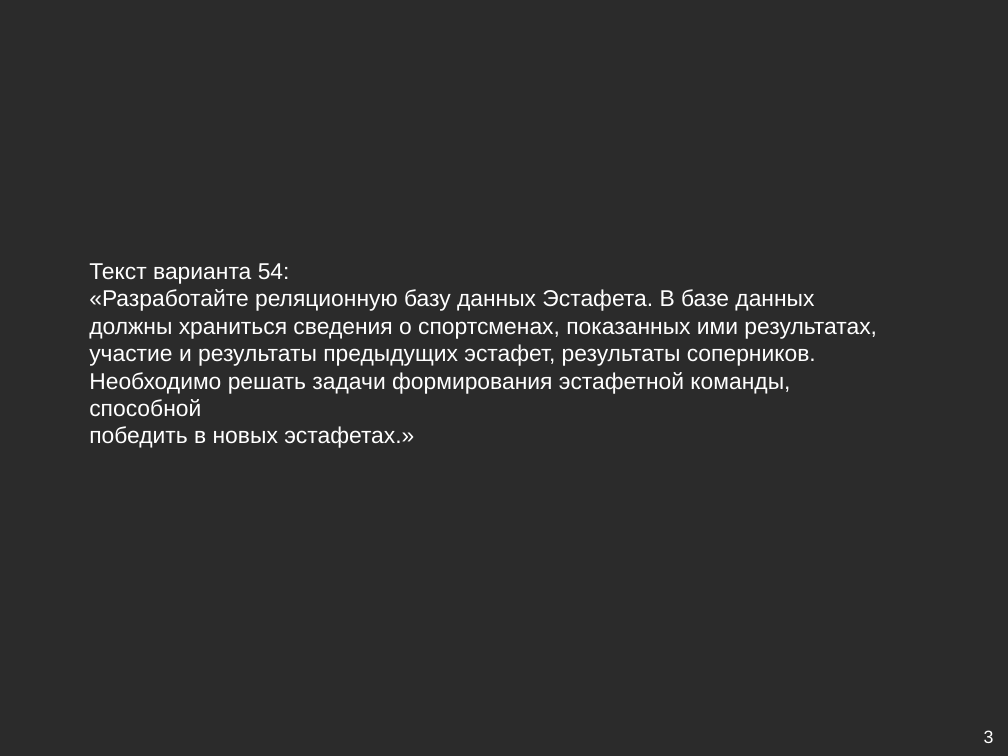
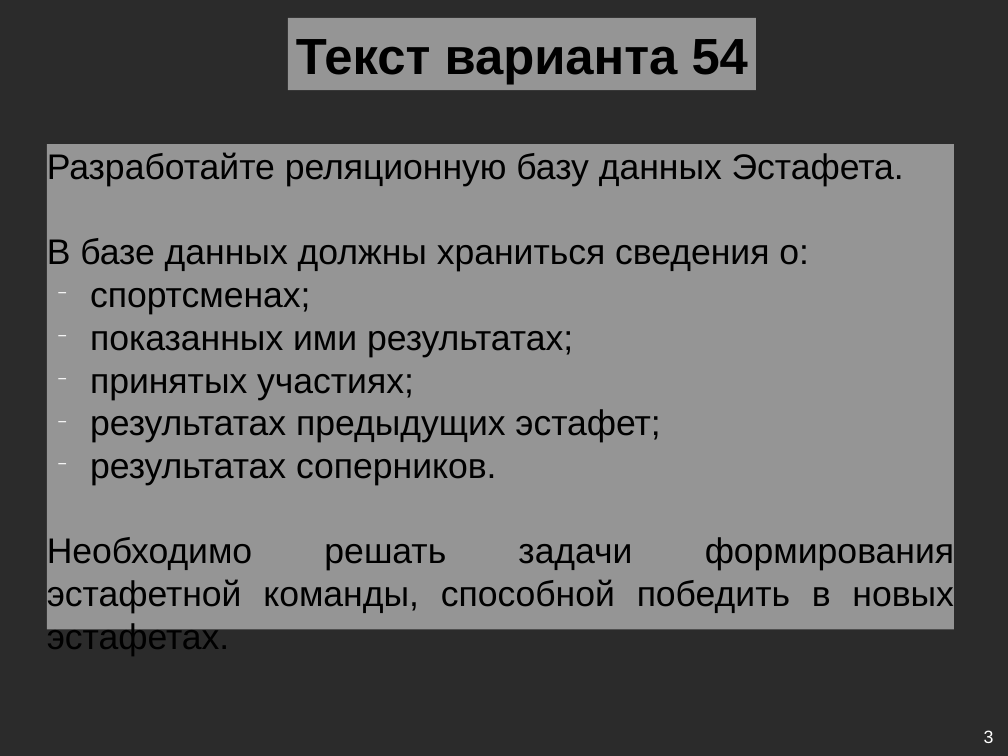
Before and after one commit to eldarian-1/pstu, a slide deck: slide 3 of БД/Course/Презентация курсового проекта.odp. Drawn at 1008x756 pixels with LibreOffice and Linux fonts; fonts in the diff are those of the drawing; background and template pictures are left out; a plain dark background stands for a picture behind light text. Boxes give left, top, right and bottom in pixels: in the first picture for what was removed or moved away, otherwise in the second. Text is boxed around its words. In the diff, an @@ line names an element or a change of style, - is before the commit and + after.

```diff
--- a/БД/Course/Презентация курсового проекта.odp
+++ b/БД/Course/Презентация курсового проекта.odp
@@ title added at (x1=288, y1=18, x2=756, y2=91), fill #FFFFFF at 50% opacity, 40 pt, text #000000, bold @@
+Текст варианта 54
@@ text "Разработайте реляционную базу данных Эстафета." resized from (x1=89, y1=263, x2=877, y2=448) to (x1=47, y1=144, x2=954, y2=629) @@
@@ text "Разработайте реляционную базу данных Эстафета." at (x1=47, y1=144, x2=954, y2=629): fill none to #FFFFFF at 50% opacity @@
@@ text at (x1=47, y1=152, x2=954, y2=613): text changed; size 18 to 28 pt; text colour #FFFFFF to #000000 @@
-Текст варианта 54:
-«Разработайте реляционную базу данных Эстафета. В базе данных
-должны храниться сведения о спортсменах, показанных ими результатах,
-участие и результаты предыдущих эстафет, результаты соперников.
-Необходимо решать задачи формирования эстафетной команды, способной
-победить в новых эстафетах.»
+Разработайте реляционную базу данных Эстафета.
+В базе данных должны храниться сведения о:
+− спортсменах;
+− показанных ими результатах;
+− принятых участиях;
+− результатах предыдущих эстафет;
+− результатах соперников.
+Необходимо решать задачи формирования эстафетной команды, способной победить в новых эстафетах.
```
Also in this commit, not shown: 8 other slides changed, 10 slides added, 7 slides removed, 4 other files.
